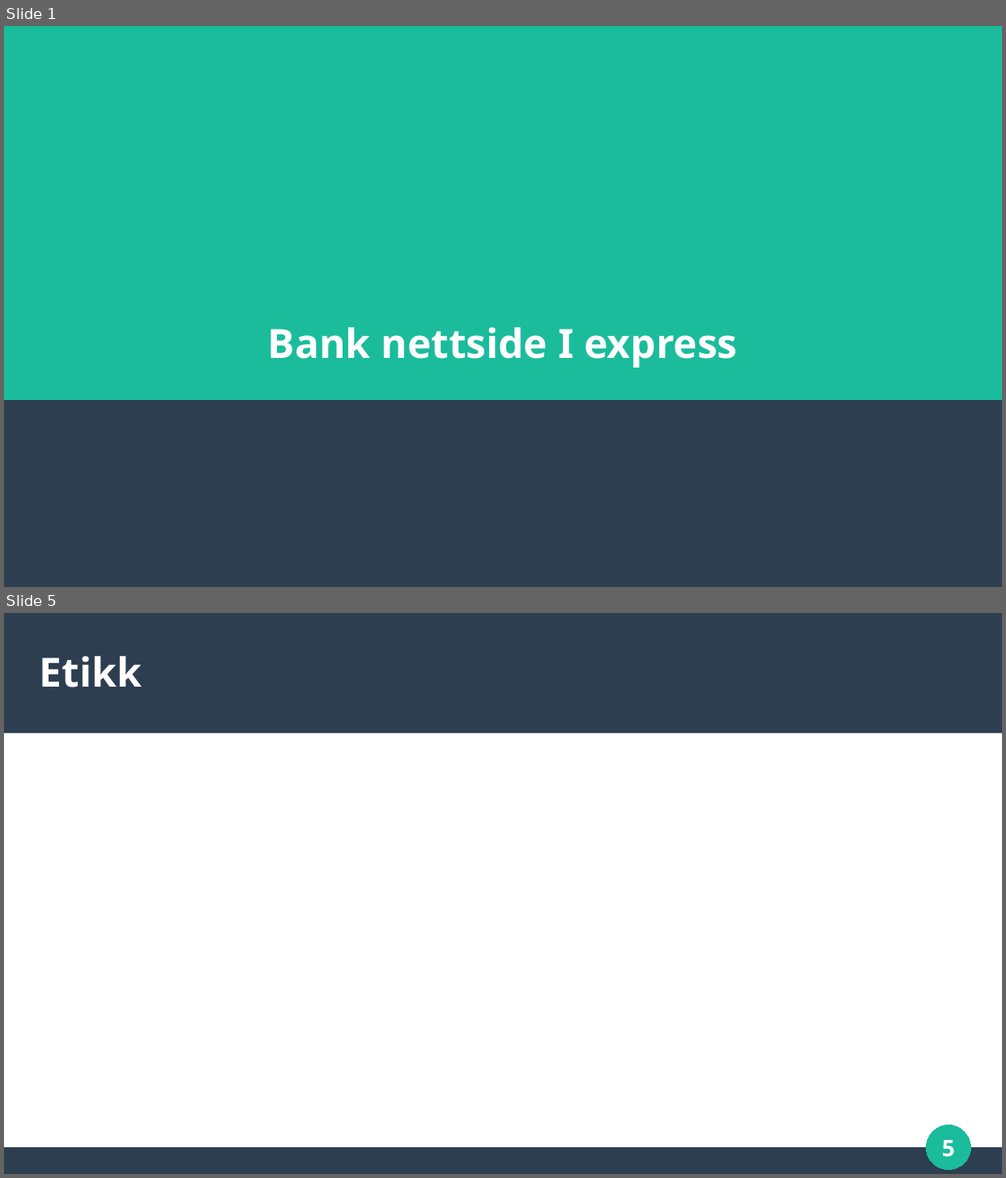
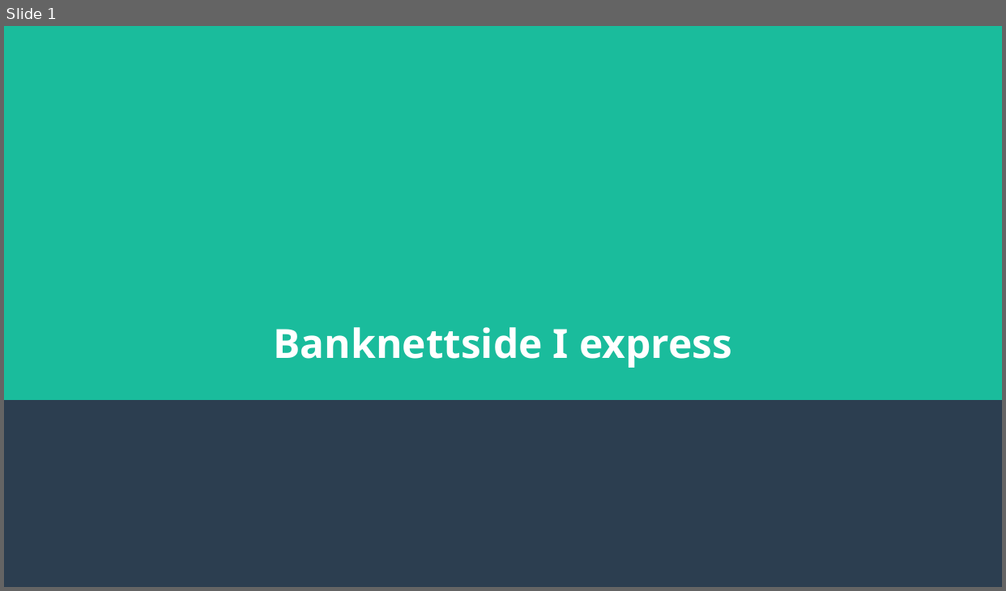
Before and after one commit to willbill0808/Prove-examen-nettside, a slide deck: Examen presentasjon.odp. Shown one above the other, each under a label of ours: slides 1 and 5 before the commit, slide 1 after it; the slides between them are not shown. The pictures are 1006x1178 and 1006x591 pixels, drawn with LibreOffice and Linux fonts; fonts in the diff are those of the drawing. Boxes give left, top, right and bottom in pixels: in the first picture for what was removed or moved away, otherwise in the second. Text is boxed around its words. In the diff, an @@ line names an element or a change of style, - is before the commit and + after.

```diff
--- a/Examen presentasjon.odp
+++ b/Examen presentasjon.odp
@@ slide 5 removed at [4,613,1002,1174], background #FFFFFF @@
@@ rectangle removed at [4,613,1002,734] @@
@@ title removed at [40,656,142,688] @@
-Etikk
@@ ellipse removed at [927,1126,971,1170] @@
@@ page number removed at [942,1140,955,1157] @@
-5
@@ rectangle removed at [4,1148,1002,1174] @@
@@ slide 1 changed as well @@
@@ title at [273,327,732,368]: spaces changed @@
-Bank nettside I express
+Banknettside I express
```
Also in this commit, not shown: 4 slides added, 3 other slides removed, 1 other file.
